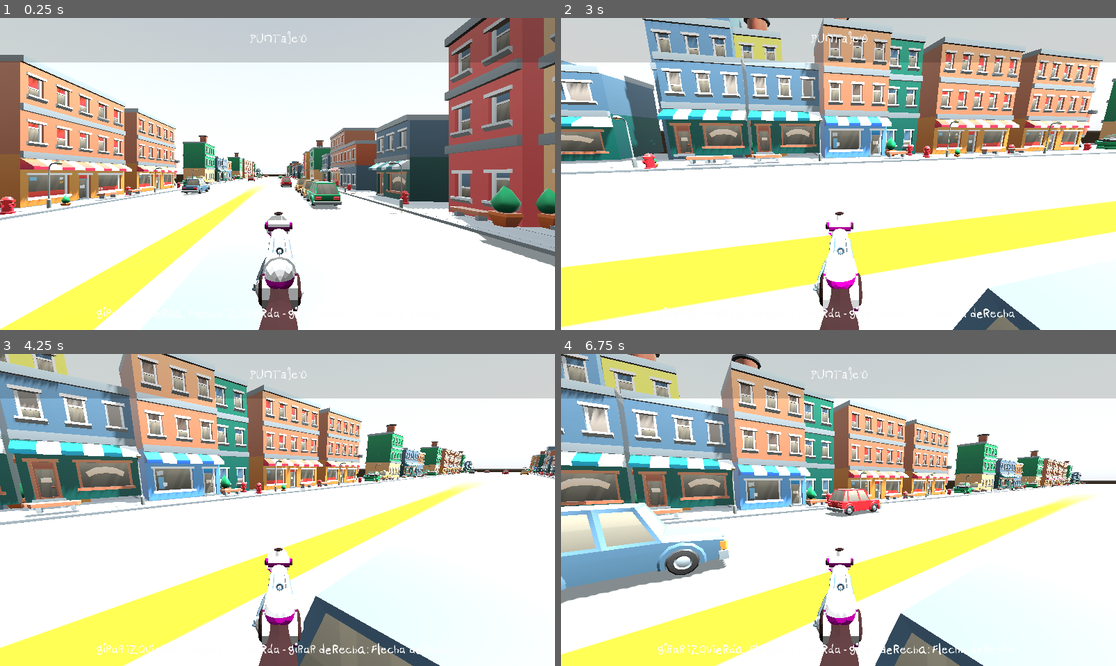
Above: before the commit, frames 1-4 (two rows, left to right).
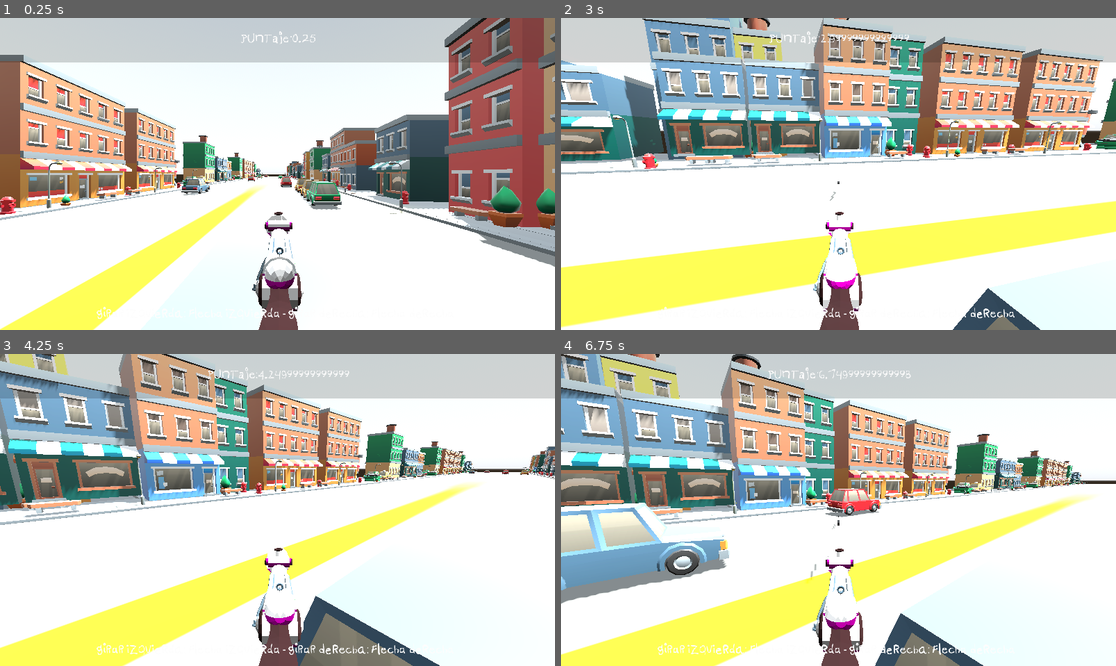
Above: after the commit, the same moments.

Repository: franciscoenriq/Panhales-en-Fuga
Game: Godot game, scene res://scenes/Volante/new_volante.tscn
Same seed, same stepped clock (60 frames per second), same inputs: the game is played once before the commit and once after it. This scene is started directly instead of the project's main scene. A sky picture missing from this copy of the repository is replaced by a grey-blue gradient.
Inputs (mouse positions are in pixels of both pictures, inside the frame that each line leads up to):
- Up to frame 1 (0.25 s): no input
- Up to frame 2 (3 s): move the mouse to (960, 158) at 0.52 s; press the mouse at (960, 158) at 0.53 s; hold L (p_right) 0.53-1.28 s; tap M (p_jump) at 0.77, 1.52 s; move the mouse to (810, 174) at 1.27 s; release the mouse at (810, 174) at 1.28 s; hold W (forward) from 1.28 s (still down); tap X (clutch) at 1.35 s; click (810, 174) at 1.55 s; move the mouse to (849, 167) at 2.02 s; hold A (gas) 2.03-2.78 s; click (849, 167) at 2.3 s; move the mouse to (832, 180) at 2.77 s; click (832, 180) at 2.85 s
- Up to frame 3 (4.25 s): keep holding W (forward); tap M (p_jump) at 3.02, 3.77 s; move the mouse to (316, 513) at 3.52 s; hold F (test) from 3.53 s (still down); click (316, 513) at 3.8 s
- Up to frame 4 (6.75 s): move the mouse to (794, 506) at 4.27 s; release F (test) at 4.28 s; click (794, 506) at 4.35 s; tap M (p_jump) at 4.52, 6.02 s; move the mouse to (844, 510) at 5.02 s; hold X (clutch) 5.03-5.78 s; click (844, 510) at 5.3 s; move the mouse to (816, 503) at 5.77 s; release W (forward) at 5.78 s; hold L (p_right) 5.78-6.53 s; tap A (gas) at 5.85 s; click (816, 503) at 6.05 s; move the mouse to (866, 510) at 6.52 s; press the mouse at (866, 510) at 6.53 s; hold W (forward) from 6.53 s (still down)

The runs differ from the first frame. In frame 1, 0.1% of the frame differs, in the area x 43-57%, y 4-9%; in frame 2, 0.3%; in frame 3, 0.2%; in frame 4, 0.8%, in the area x 31-64%, y 4-100%.
Error before the commit: Invalid operands 'Nil' and 'float' in operator '+'. (res://scenes/Volante/car.gd:44)

Commit message:
p

Diff:
--- a/scenes/Cambios/cambios.gd
+++ b/scenes/Cambios/cambios.gd
@@ -8,7 +8,7 @@
 var palanca
 var initialPosition
 var areaPalanca
-var puntaje
+var puntaje=0
 # CAMBIOS
 var estadoCambios ={
 	GameController.Cambios.NEUTRO:false,
--- a/scenes/Volante/car.gd
+++ b/scenes/Volante/car.gd
@@ -10,7 +10,7 @@
 var forceFeedback: float = 3.0
 var maxWheelAngle: float = 90.0
 var wheelRotationValue: float
-var puntaje
+var puntaje=0
 var bullet = preload("res://scenes/Shooter/Bullet.tscn")
 var instance
 @onready var head = $Head
